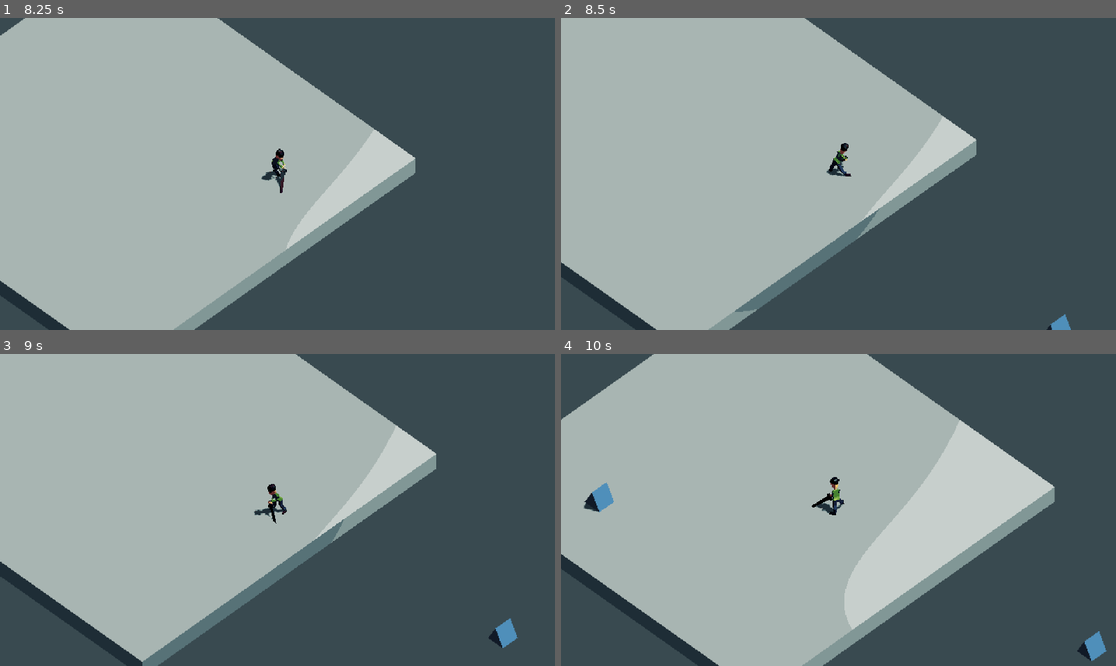
Above: before the commit, frames 1-4 (two rows, left to right).
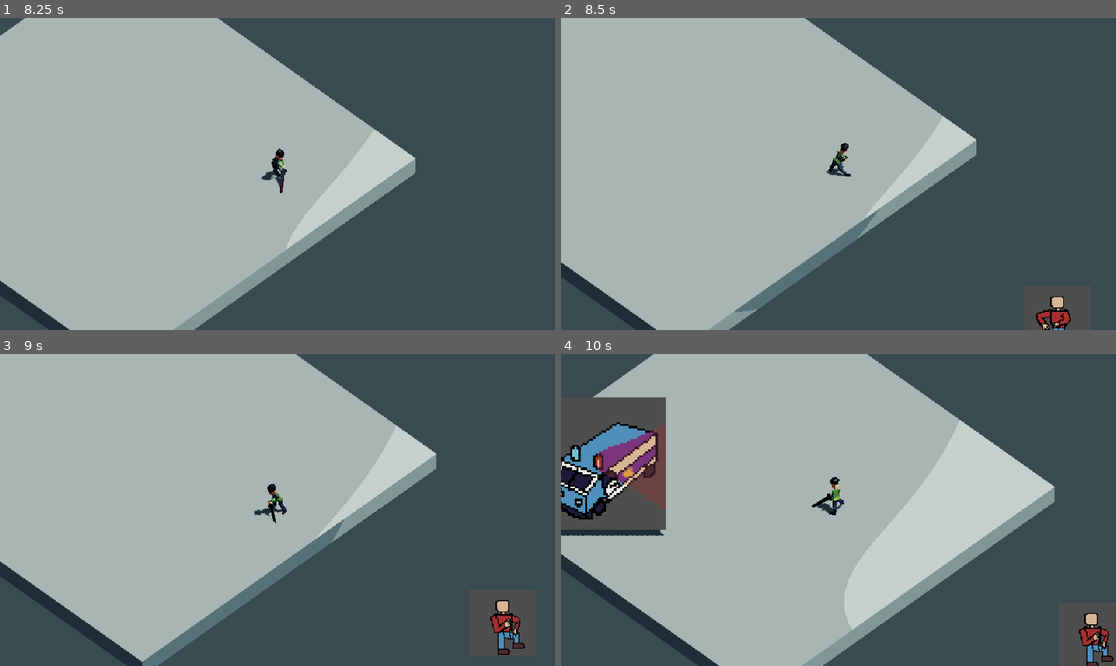
Above: after the commit, the same moments.

Repository: LargeMitchell/GMTKJAM2024
Game: Godot game, scene res://core/root.tscn
Two runs of this game, one before a commit and one after it. Both use one fixed random seed, a clock stepped at 60 frames per second and the inputs below.
Inputs (mouse positions are in pixels of both pictures, inside the frame that each line leads up to):
- Up to frame 1 (8.25 s): move the mouse to (399, 158) at 0.52 s; press the mouse at (399, 158) at 0.53 s; hold D (right) 0.53-1.28 s; move the mouse to (166, 189) at 1.27 s; release the mouse at (166, 189) at 1.28 s; hold S (down) 1.28-2.03 s; click (166, 189) at 1.35 s; move the mouse to (333, 105) at 2.02 s; press the mouse at (333, 105) at 2.03 s; hold D (right) 2.03-2.78 s; move the mouse to (249, 236) at 2.77 s; release the mouse at (249, 236) at 2.78 s; hold W (up) 2.78-3.53 s; click (249, 236) at 2.85 s; move the mouse to (444, 220) at 3.52 s; press the mouse at (444, 220) at 3.53 s; hold A (left) 3.53-5.03 s; move the mouse to (111, 127) at 4.27 s; release the mouse at (111, 127) at 4.28 s; click (111, 127) at 4.35 s; move the mouse to (305, 174) at 5.02 s; press the mouse at (305, 174) at 5.03 s; hold S (down) 5.03-5.78 s; move the mouse to (194, 96) at 5.77 s; release the mouse at (194, 96) at 5.78 s; hold D (right) 5.78-6.53 s; click (194, 96) at 5.85 s; move the mouse to (399, 158) at 6.52 s; press the mouse at (399, 158) at 6.53 s; hold W (up) 6.53-7.28 s; move the mouse to (166, 189) at 7.27 s; release the mouse at (166, 189) at 7.28 s; hold D (right) 7.28-8.03 s; click (166, 189) at 7.35 s; move the mouse to (333, 105) at 8.02 s; press the mouse at (333, 105) at 8.03 s; hold S (down) from 8.03 s (still down)
- Up to frame 2 (8.5 s): keep holding S (down)
- Up to frame 3 (9 s): move the mouse to (249, 572) at 8.77 s; release S (down) at 8.78 s; release the mouse at (249, 572) at 8.78 s; hold A (left) from 8.78 s (still down); click (249, 572) at 8.85 s
- Up to frame 4 (10 s): move the mouse to (1005, 556) at 9.52 s; release A (left) at 9.53 s; press the mouse at (1005, 556) at 9.53 s; hold W (up) from 9.53 s (still down)

Frame 1 is identical in both runs. In frame 2, 0.4% of the frame differs, in the area x 85-92%, y 89-100%; in frame 3, 0.6%; in frame 4, 8.7%, in the area x 0-100%, y 13-100%.

Commit message:
[CHANGED] Cleaned up code & added enemies to main gamemode

Diff:
--- a/assets/SWORD/sword.gd
+++ b/assets/SWORD/sword.gd
@@ -1,6 +1,6 @@
 extends Node3D
+
 var Damage: int = 10
-
 var TempVec: Vector3 = Vector3(2.0,2.0,2.0)
 
 @export var exp_component: Node
@@ -8,8 +8,6 @@
 func _ready() -> void:
 	pass
 
-
-
 func _on_exp_component_level_up_signal() -> void:
 	print("Sword Grows")
 	self.scale_object_local(TempVec)
--- a/level/game.tscn
+++ b/level/game.tscn
@@ -1,9 +1,10 @@
-[gd_scene load_steps=9 format=3 uid="uid://cv5kifmiko3rv"]
+[gd_scene load_steps=10 format=3 uid="uid://cv5kifmiko3rv"]
 
 [ext_resource type="PackedScene" uid="uid://cegcdd5xqqw3q" path="res://shaders/post_process.tscn" id="1_8ksxa"]
 [ext_resource type="PackedScene" uid="uid://b1rdfvdglybqv" path="res://player/player.tscn" id="2_dtir2"]
 [ext_resource type="PackedScene" uid="uid://7q3h73glx305" path="res://enemy/enemy_spawner.tscn" id="3_0e8c0"]
-[ext_resource type="PackedScene" uid="uid://dgjew46k3n48m" path="res://enemy/Test_Enemy.tscn" id="4_ayask"]
+[ext_resource type="PackedScene" uid="uid://cg4rewyg0240p" path="res://enemy/guy_enemy.tscn" id="4_4w2yv"]
+[ext_resource type="PackedScene" uid="uid://cii4fs0hd3iix" path="res://enemy/police_enemy.tscn" id="5_uqe5y"]
 
 [sub_resource type="ProceduralSkyMaterial" id="ProceduralSkyMaterial_dnfjm"]
 sky_horizon_color = Color(0.64625, 0.65575, 0.67075, 1)
@@ -52,4 +53,4 @@
 SpawnInterval = 4
 SpawnRange = 30.0
 Enabled = true
-EnemiesAvailable = Array[PackedScene]([ExtResource("4_ayask")])
+EnemiesAvailable = Array[PackedScene]([ExtResource("4_4w2yv"), ExtResource("5_uqe5y")])
